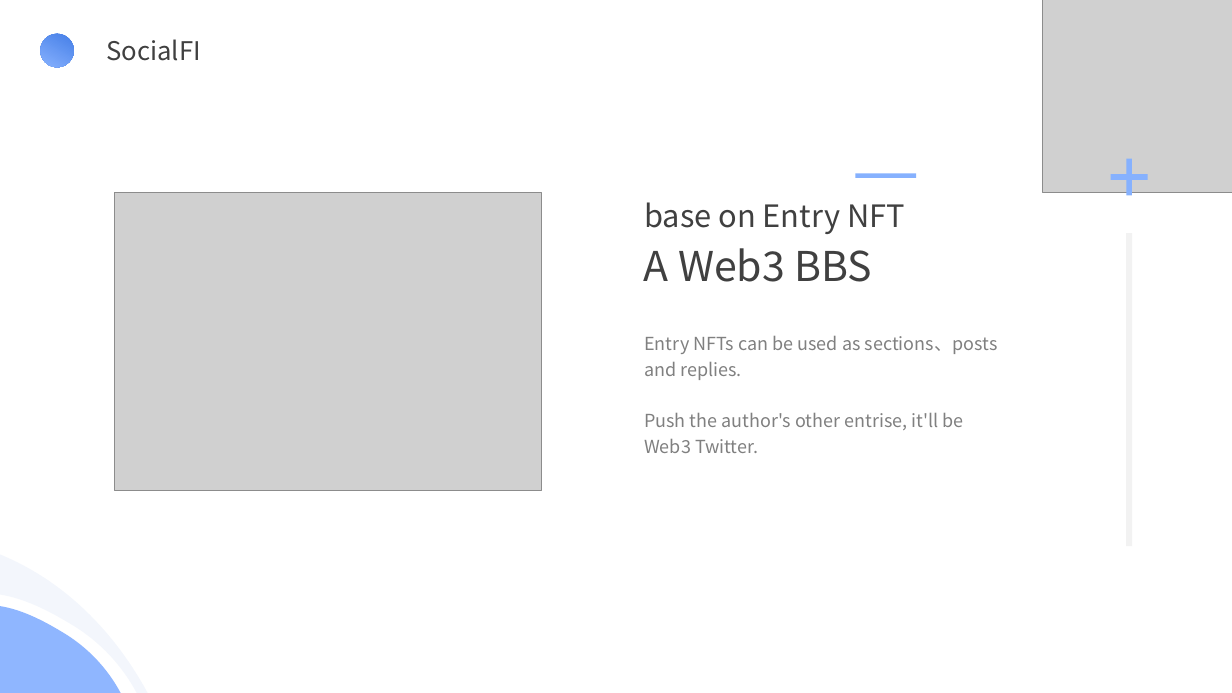
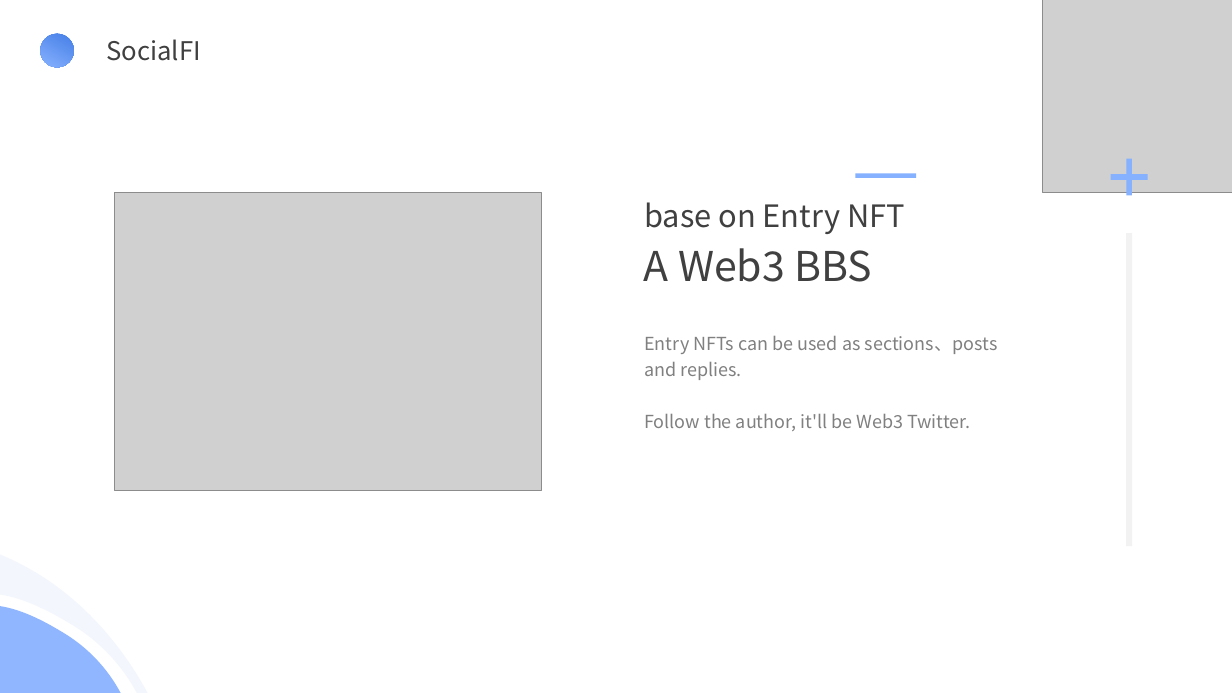
Before and after one commit to MetapoLabs/metapo-docs, a slide deck: slide 12 of Metapo.pptx. Drawn at 1232x693 pixels with LibreOffice and Linux fonts; fonts in the diff are those of the drawing; grey boxes stand for pictures. Boxes give left, top, right and bottom in pixels: in the first picture for what was removed or moved away, otherwise in the second. Text is boxed around its words. In the diff, an @@ line names an element or a change of style, - is before the commit and + after.

```diff
--- a/Metapo.pptx
+++ b/Metapo.pptx
@@ text at (644,414,970,431): text changed @@
-Push the author's other entrise, it'll be Web3 Twitter.
+Follow the author, it'll be Web3 Twitter.
```
Also in this commit, not shown: 6 other slides changed, 4 other files.
